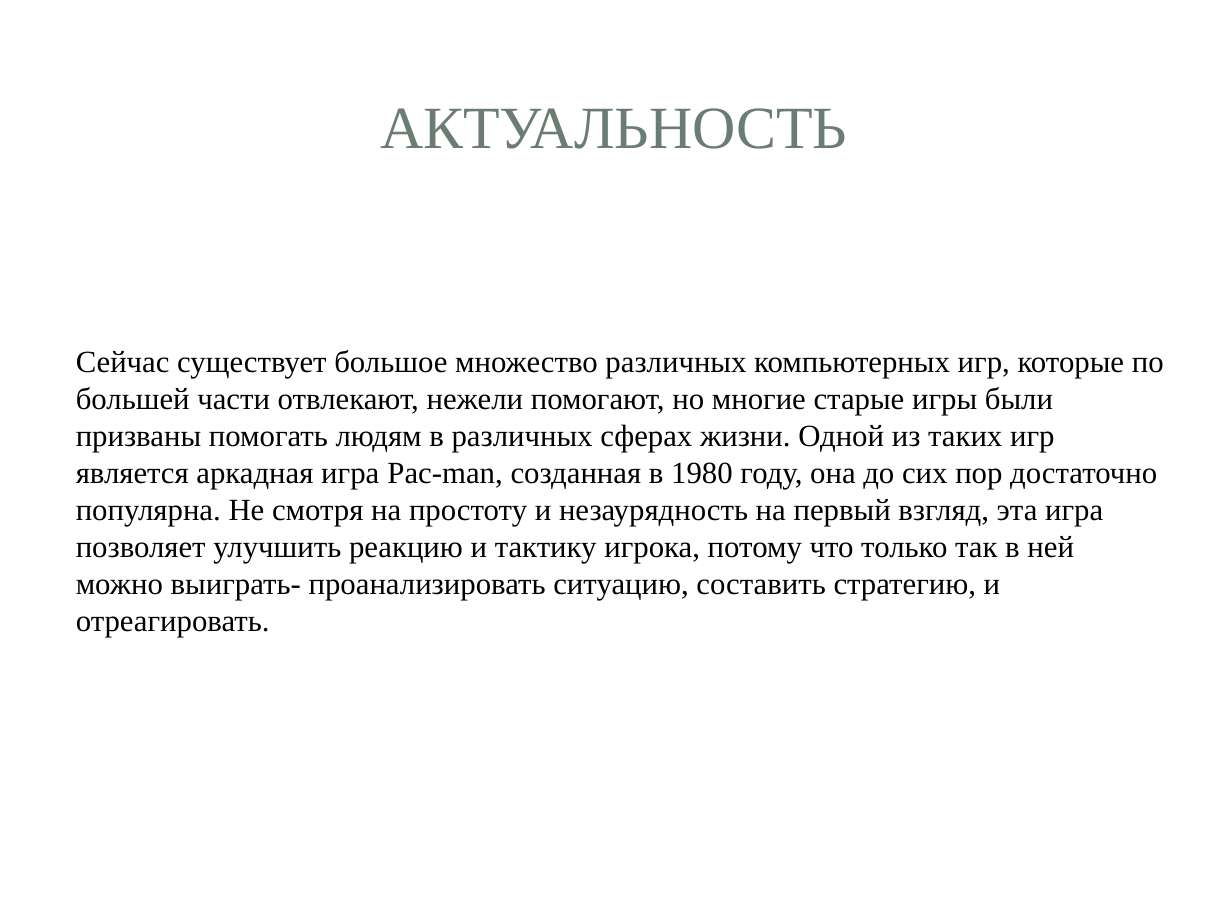
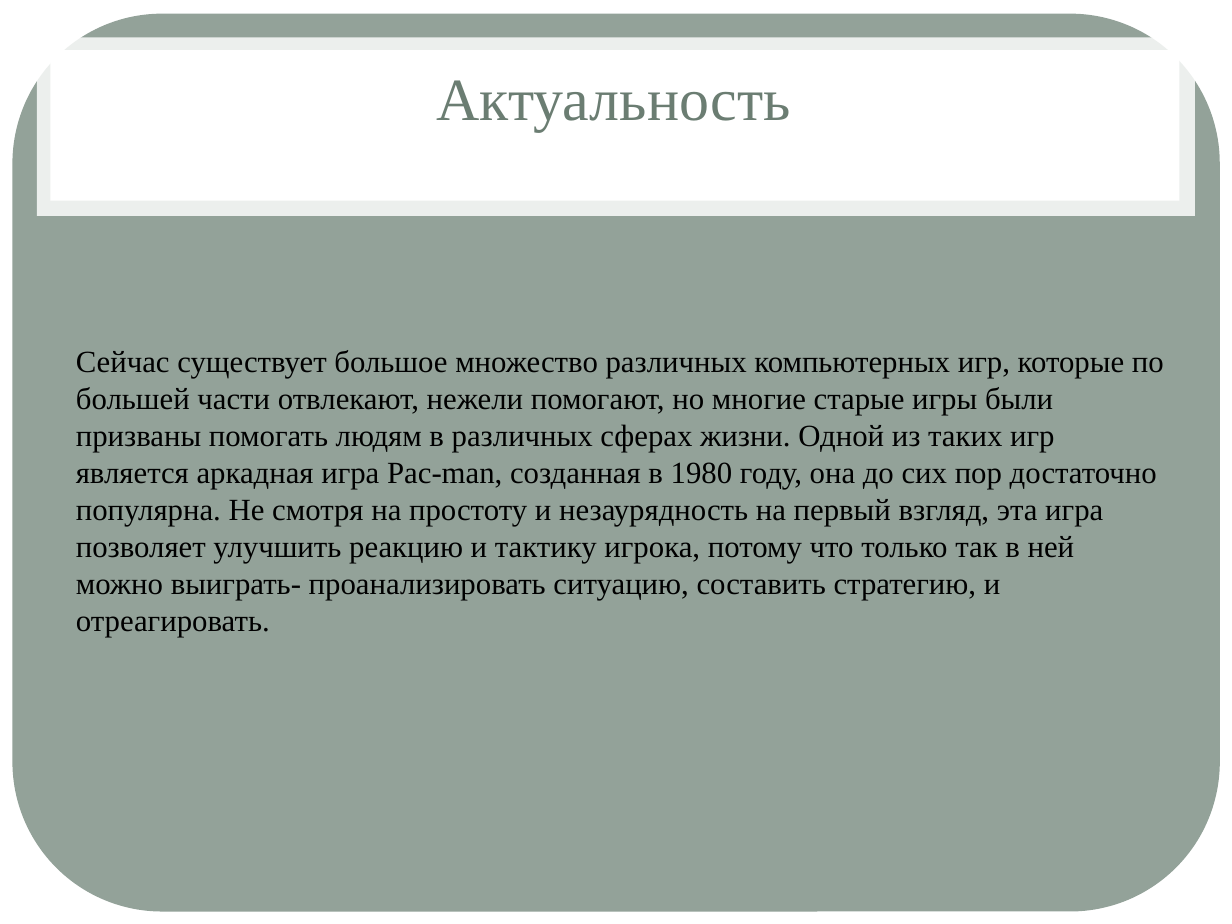
Before and after one commit to feodorrussia/Pacman, a slide deck: slide 3 of Pacman_game/материал/Pac-man.pptx. Drawn at 1232x924 pixels with LibreOffice and Linux fonts; fonts in the diff are those of the drawing; background and template pictures are left out. Boxes give left, top, right and bottom in pixels: in the first picture for what was removed or moved away, otherwise in the second. Text is boxed around its words. In the diff, an @@ line names an element or a change of style, - is before the commit and + after.

```diff
--- a/Pacman_game/материал/Pac-man.pptx
+++ b/Pacman_game/материал/Pac-man.pptx
@@ rounded rectangle at [12,14,1220,912]: fill #FFFFFF to #93A299; proportions changed @@
@@ title "Актуальность" at [437,80,791,132]: vertical alignment middle to top @@
@@ title at [437,80,791,132]: text changed @@
-АКТУАЛЬНОСТЬ
+Актуальность
```
Also in this commit, not shown: 8 other slides changed.
